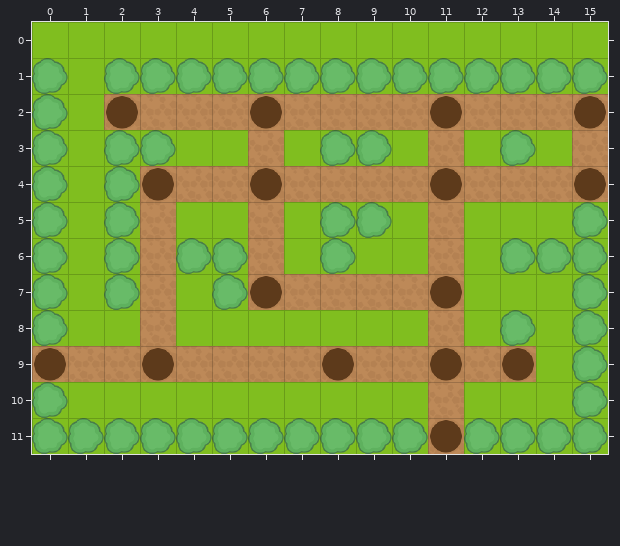
An edit to a level. Tiled map, src/mapas/buscaEmProfundidadeFase6.tmx. Above is the file before it was changed.
Cells are 50x50 px. Shown: x 0..15, y 0..11.
Once edited:
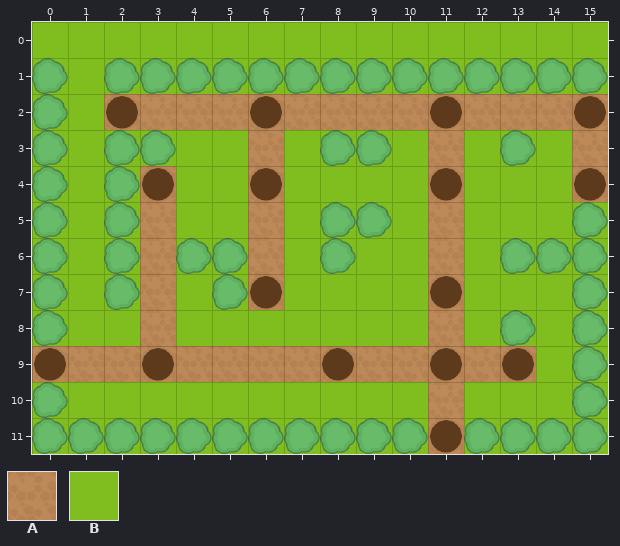
Key: from "recursos": A 0 "ferormonio", B 1 "grama".
_ is an empty cell.
Tiles replaced or removed in this view: A.
Author's note on the commit: Finalização das fases da busca em profundidade
Difference:
Changed rows in their new state; . is an unchanged cell.
Layer "gramaCaminho":
first column x 4:
 4 BB.BBBB.BBB
 7 ...BBBB....
